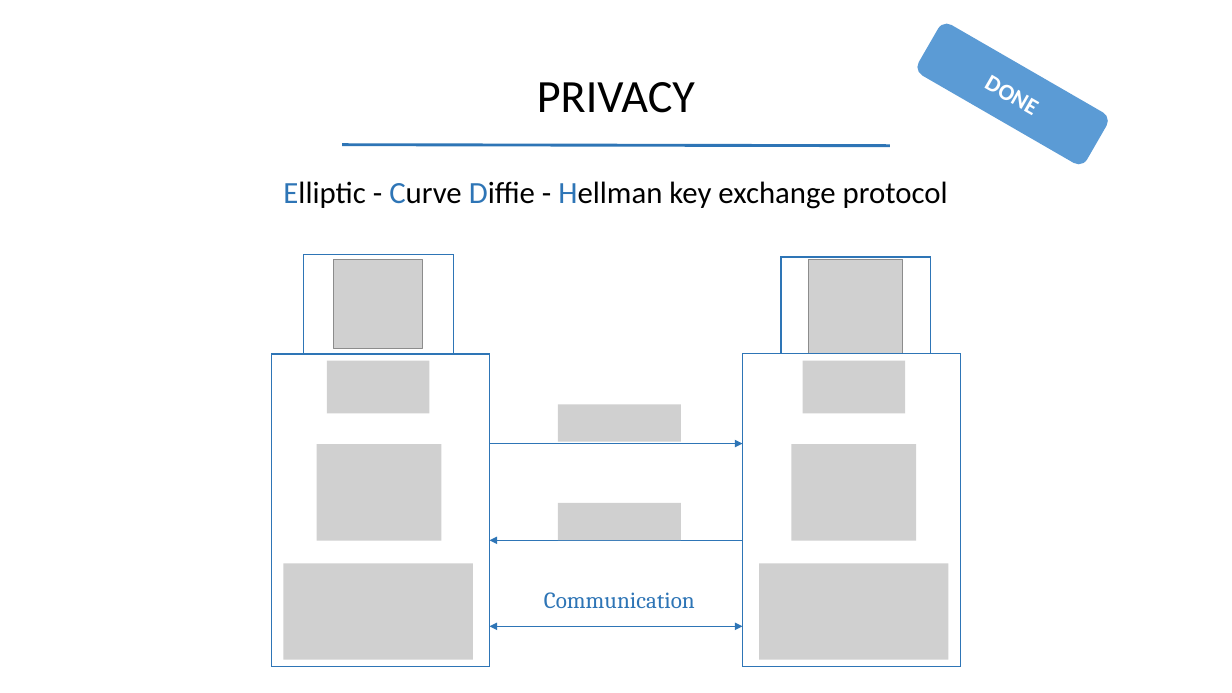
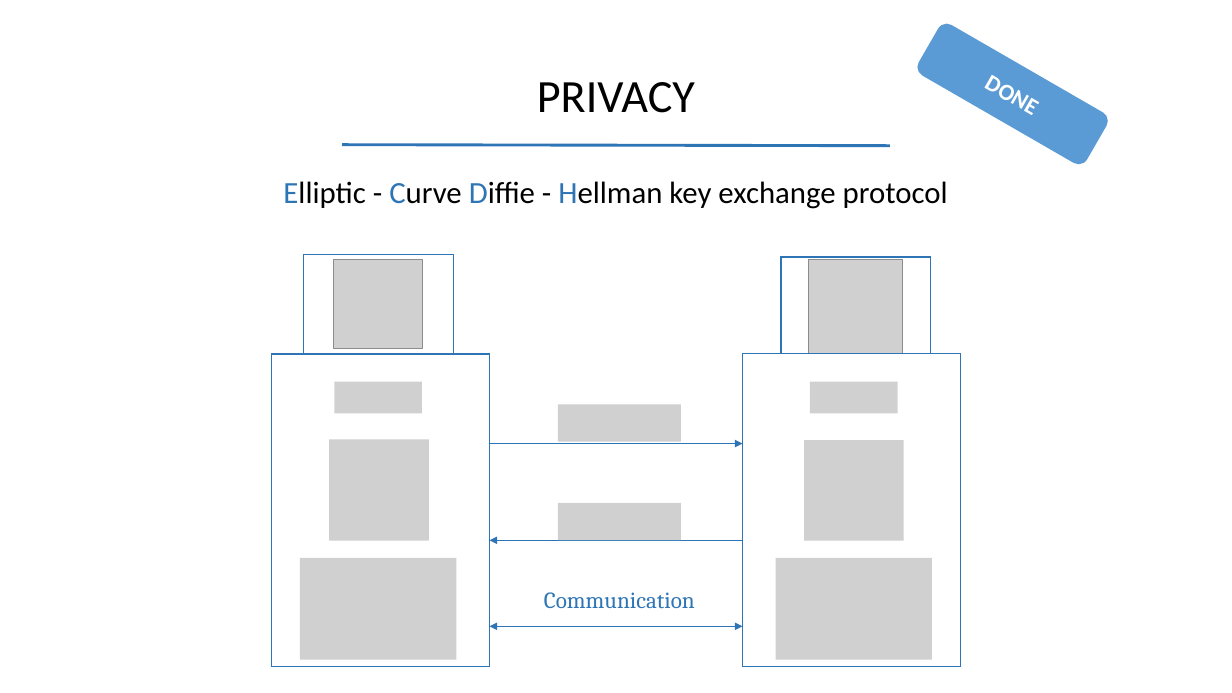
Before and after one commit to m-peko/SecureBLE, a slide deck: slide 4 of docs/SecureBLE.pptx. Drawn at 1232x693 pixels with LibreOffice and Linux fonts; fonts in the diff are those of the drawing; grey boxes stand for pictures. Boxes give left, top, right and bottom in pixels: in the first picture for what was removed or moved away, otherwise in the second. Text is boxed around its words. In the diff, an @@ line names an element or a change of style, - is before the commit and + after.

```diff
--- a/docs/SecureBLE.pptx
+++ b/docs/SecureBLE.pptx
@@ picture: place and size @@
-picture at bbox=[327, 360, 430, 413]
+picture at bbox=[335, 382, 422, 413]
@@ picture: place and size @@
-picture at bbox=[803, 360, 906, 413]
+picture at bbox=[811, 382, 898, 413]
@@ picture: place and size @@
-picture at bbox=[317, 445, 442, 541]
+picture at bbox=[329, 439, 429, 541]
@@ picture: place and size @@
-picture at bbox=[792, 445, 917, 541]
+picture at bbox=[804, 440, 904, 541]
@@ picture: place and size @@
-picture at bbox=[284, 564, 473, 660]
+picture at bbox=[300, 558, 457, 660]
@@ picture: place and size @@
-picture at bbox=[760, 564, 949, 660]
+picture at bbox=[775, 558, 932, 660]
```
Also in this commit, not shown: 1 other slide changed, 2 other files.
